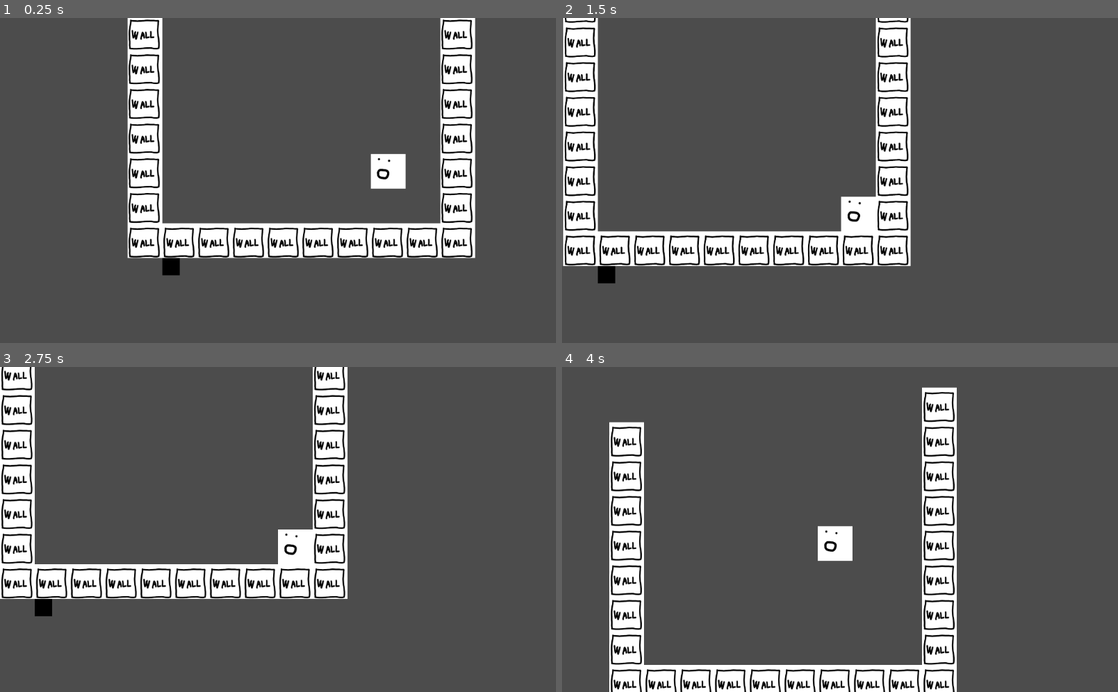
Above: before the commit, frames 1-4 (two rows, left to right).
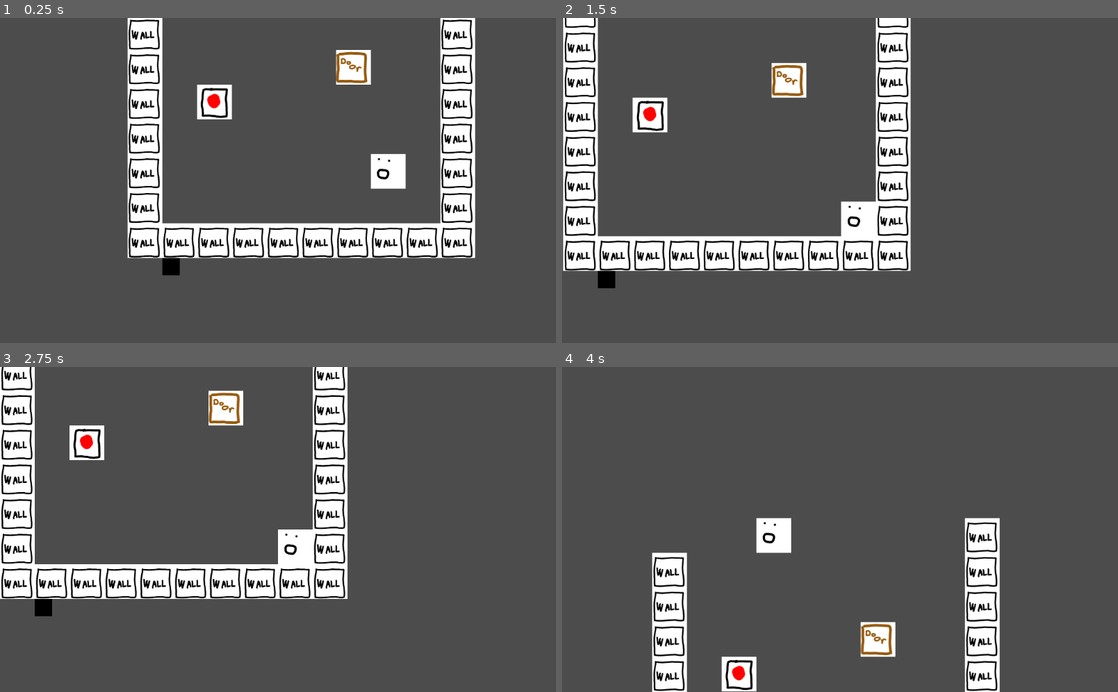
Above: after the commit, the same moments.

Repository: johnfn/LD50
Game: Godot game, scene res://MainScene.tscn
Same seed, same stepped clock (60 frames per second), same inputs: the game is played once before the commit and once after it.
Inputs:
- Up to frame 1 (0.25 s): no input
- Up to frame 2 (1.5 s): hold Right (ui_right) 0.53-1.28 s; hold Down (ui_down) from 1.28 s (still down)
- Up to frame 3 (2.75 s): release Down (ui_down) at 2.03 s; hold Right (ui_right) from 2.03 s (still down)
- Up to frame 4 (4 s): release Right (ui_right) at 2.78 s; hold Up (ui_up) 2.78-3.53 s; hold Left (ui_left) from 3.53 s (still down)

The runs differ from the first frame. In frame 1, 1.3% of the frame differs, in the area x 35-67%, y 9-32%; in frame 2, 9.7%; in frame 3, 1.3%; in frame 4, 22%, in the area x 8-79%, y 6-100%.

Commit message:
Add doors

Diff:
--- /dev/null
+++ b/Door.tscn
@@ -0,0 +1,21 @@
+[gd_scene load_steps=3 format=2]
+
+[ext_resource path="res://assets/Tiles.png" type="Texture" id=1]
+
+[sub_resource type="RectangleShape2D" id=1]
+extents = Vector2( 64, 64 )
+
+[node name="Door" type="Node2D"]
+position = Vector2( 256, -512 )
+
+[node name="Sprite" type="Sprite" parent="."]
+texture = ExtResource( 1 )
+centered = false
+region_enabled = true
+region_rect = Rect2( 128, 0, 128, 128 )
+
+[node name="StaticBody" type="StaticBody2D" parent="."]
+
+[node name="CollisionShape" type="CollisionShape2D" parent="StaticBody"]
+position = Vector2( 64, 64 )
+shape = SubResource( 1 )
--- a/MainScene.tscn
+++ b/MainScene.tscn
@@ -1,15 +1,15 @@
-[gd_scene load_steps=6 format=2]
+[gd_scene load_steps=9 format=2]
 
 [ext_resource path="res://Player.tscn" type="PackedScene" id=1]
-[ext_resource path="res://assets/Tiles.png" type="Texture" id=2]
+[ext_resource path="res://Switch.tscn" type="PackedScene" id=2]
 [ext_resource path="res://scripts/camera.gd" type="Script" id=3]
 [ext_resource path="res://scripts/shadow_spawner.gd" type="Script" id=4]
 [ext_resource path="res://Wall.tscn" type="PackedScene" id=5]
+[ext_resource path="res://StartLocation.tscn" type="PackedScene" id=6]
+[ext_resource path="res://Door.tscn" type="PackedScene" id=7]
+[ext_resource path="res://SwitchAndDoor.tscn" type="PackedScene" id=8]
 
 [node name="Root" type="Node2D"]
-
-[node name="Player" parent="." instance=ExtResource( 1 )]
-position = Vector2( 431, -473 )
 
 [node name="ShadowSpawner" type="Node2D" parent="."]
 script = ExtResource( 4 )
@@ -107,11 +107,14 @@
 
 [node name="Objects" type="Node2D" parent="Map"]
 
-[node name="StartLocation" type="Node2D" parent="Map"]
-position = Vector2( 896, -256 )
+[node name="SwitchAndDoor" parent="Map/Objects" instance=ExtResource( 8 )]
 
-[node name="Sprite" type="Sprite" parent="Map/StartLocation"]
-texture = ExtResource( 2 )
-centered = false
-region_enabled = true
-region_rect = Rect2( 384, 384, 128, 128 )
+[node name="Switch" parent="Map/Objects/SwitchAndDoor" instance=ExtResource( 2 )]
+
+[node name="Door" parent="Map/Objects/SwitchAndDoor" instance=ExtResource( 7 )]
+position = Vector2( 768, -640 )
+
+[node name="StartLocation" parent="Map" instance=ExtResource( 6 )]
+
+[node name="Player" parent="." instance=ExtResource( 1 )]
+position = Vector2( 431, -473 )
--- /dev/null
+++ b/StartLocation.tscn
@@ -0,0 +1,12 @@
+[gd_scene load_steps=2 format=2]
+
+[ext_resource path="res://assets/Tiles.png" type="Texture" id=1]
+
+[node name="StartLocation" type="Node2D"]
+position = Vector2( 896, -256 )
+
+[node name="Sprite" type="Sprite" parent="."]
+texture = ExtResource( 1 )
+centered = false
+region_enabled = true
+region_rect = Rect2( 384, 384, 128, 128 )
--- /dev/null
+++ b/Switch.tscn
@@ -0,0 +1,25 @@
+[gd_scene load_steps=4 format=2]
+
+[ext_resource path="res://assets/Tiles.png" type="Texture" id=1]
+[ext_resource path="res://scripts/switch.gd" type="Script" id=2]
+
+[sub_resource type="RectangleShape2D" id=1]
+extents = Vector2( 64, 64 )
+
+[node name="Switch" type="Node2D"]
+position = Vector2( 256, -512 )
+script = ExtResource( 2 )
+
+[node name="Sprite" type="Sprite" parent="."]
+texture = ExtResource( 1 )
+centered = false
+region_enabled = true
+region_rect = Rect2( 0, 0, 128, 128 )
+
+[node name="Area" type="Area2D" parent="."]
+
+[node name="Collision" type="CollisionShape2D" parent="Area"]
+position = Vector2( 64, 64 )
+shape = SubResource( 1 )
+
+[connection signal="body_entered" from="Area" to="." method="_on_Area_body_entered"]
--- /dev/null
+++ b/SwitchAndDoor.tscn
@@ -0,0 +1,6 @@
+[gd_scene load_steps=2 format=2]
+
+[ext_resource path="res://scripts/switch_and_door.gd" type="Script" id=1]
+
+[node name="SwitchAndDoor" type="Node2D"]
+script = ExtResource( 1 )
--- a/scripts/player.gd
+++ b/scripts/player.gd
@@ -4,7 +4,9 @@
 var size = 128
 var tick = 0
 
-var ticks_to_move = 0.25
+# var ticks_to_move = 0.25
+var ticks_to_move = 0.1
+
 
 func go_to_start_location():
   position = Globals.StartLocation.global_position
--- /dev/null
+++ b/scripts/switch.gd
@@ -0,0 +1,7 @@
+extends Node2D
+
+signal player_enter()
+
+func _on_Area_body_entered(body):
+  if body == Globals.Player:
+    emit_signal("player_enter")
--- /dev/null
+++ b/scripts/switch_and_door.gd
@@ -0,0 +1,16 @@
+extends Node2D
+
+onready var switch = $Switch
+onready var door = $Door
+
+var is_door_open = false
+
+func _ready():
+  switch.connect("player_enter", self, "on_player_enter_switch")
+
+func on_player_enter_switch():
+  if not is_door_open:
+    is_door_open = true
+
+    $Door/StaticBody/CollisionShape.set_deferred("disabled", true)
+    $Door/Sprite.modulate.a = 0.5
